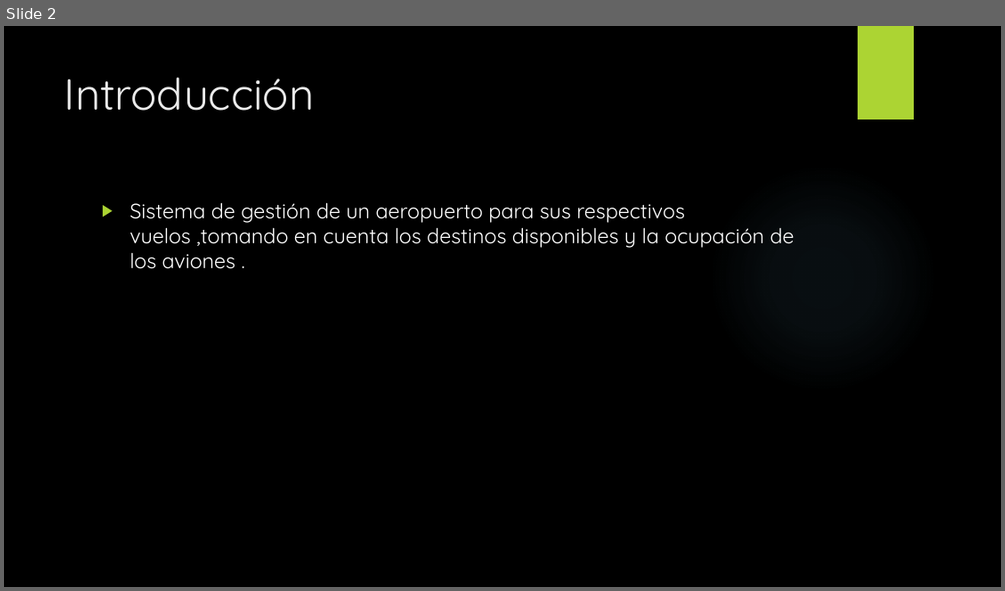
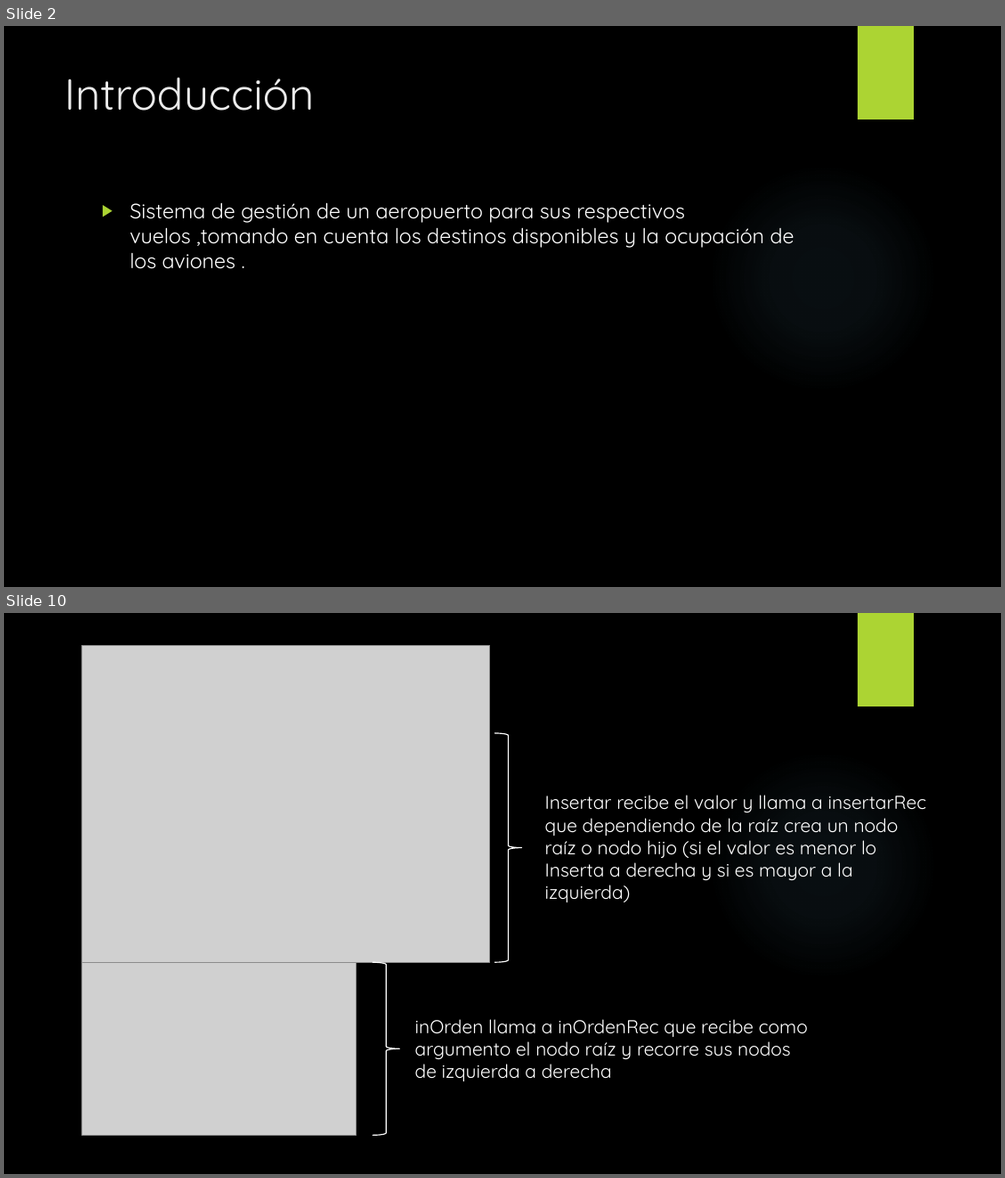
Before and after one commit to Arnold-R-T/Tercer-Corte, a slide deck: Taller Final/Taller Final Aeropuerto, Arnold Edward.pptx. Shown one above the other, each under a label of ours: slide 2 before the commit, slides 2 and 10 after it; the slides between them are not shown. The pictures are 1005x591 and 1005x1178 pixels, drawn with LibreOffice and Linux fonts; fonts in the diff are those of the drawing; grey boxes stand for pictures; background and template pictures are left out. Boxes give left, top, right and bottom in pixels: in the first picture for what was removed or moved away, otherwise in the second. Text is boxed around its words. In the diff, an @@ line names an element or a change of style, - is before the commit and + after.

```diff
--- a/Taller Final/Taller Final Aeropuerto, Arnold Edward.pptx
+++ b/Taller Final/Taller Final Aeropuerto, Arnold Edward.pptx
@@ slide 10 added at [4,613,1001,1174], background picture (left out); not listed: 2 template elements that a slide beside it also shows @@
@@ picture added at [81,645,489,962] @@
@@ right brace added at [494,733,521,962], outline #FFFFFF 1 pt @@
@@ text added at [545,795,927,902], 18 pt, text #FFFFFF @@
+Insertar recibe el valor y llama a insertarRec
+que dependiendo de la raíz crea un nodo
+raíz o nodo hijo (si el valor es menor lo
+Inserta a derecha y si es mayor a la
+izquierda)
@@ picture added at [81,962,356,1135] @@
@@ right brace added at [372,962,399,1135], outline #FFFFFF 1 pt @@
@@ text added at [415,1019,808,1081], 18 pt, text #FFFFFF @@
+inOrden llama a inOrdenRec que recibe como
+argumento el nodo raíz y recorre sus nodos
+de izquierda a derecha
```
Also in this commit, not shown: 6 slides changed, 1 other slide added, 3 slides removed.
